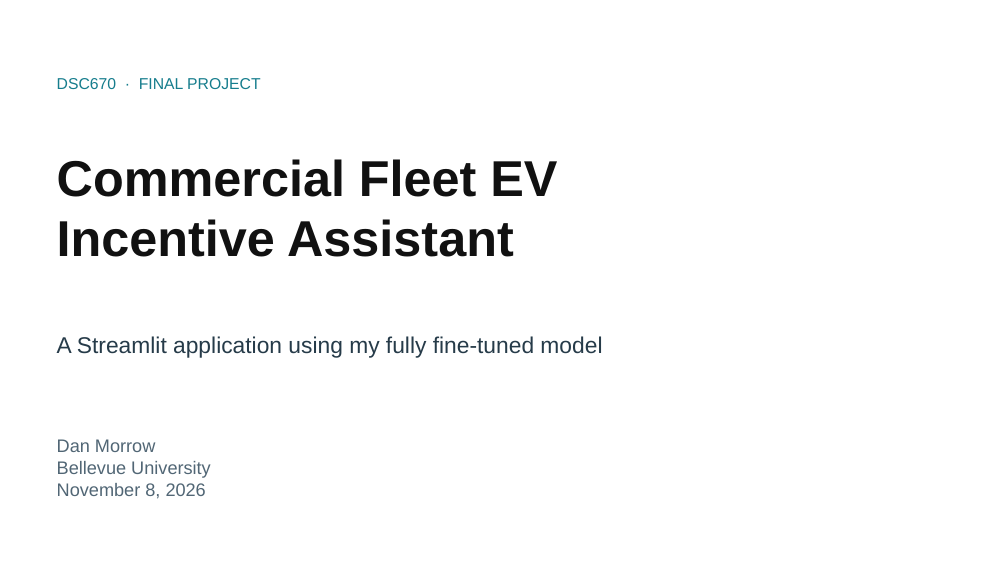
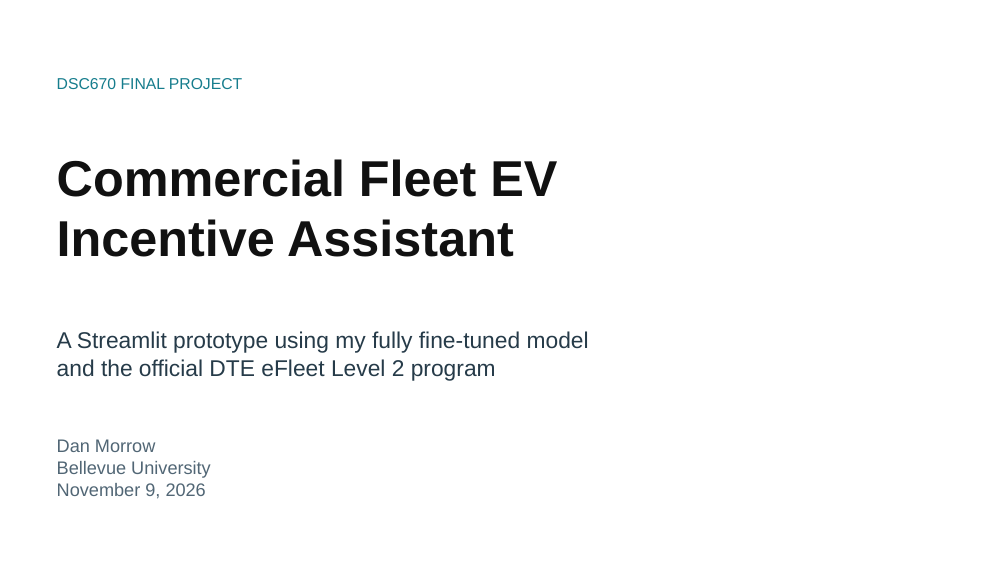
Before and after one commit to danof2morrow/data-science-portfolio, a slide deck: slide 1 of generative-ai/commercial-fleet-ev-incentive-assistant/commercial_fleet_ev_incentive_assistant_presentation.pptx. Drawn at 1008x567 pixels with LibreOffice and Linux fonts; fonts in the diff are those of the drawing. Boxes give left, top, right and bottom in pixels: in the first picture for what was removed or moved away, otherwise in the second. Text is boxed around its words. In the diff, an @@ line names an element or a change of style, - is before the commit and + after.

Commit message:
Complete DTE Streamlit portfolio with trained model evidence and live limitations

```diff
--- a/generative-ai/commercial-fleet-ev-incentive-assistant/commercial_fleet_ev_incentive_assistant_presentation.pptx
+++ b/generative-ai/commercial-fleet-ev-incentive-assistant/commercial_fleet_ev_incentive_assistant_presentation.pptx
@@ text at (57, 78, 242, 89): text changed @@
-DSC670 · FINAL PROJECT
+DSC670 FINAL PROJECT
@@ text at (57, 331, 589, 381): text changed @@
-A Streamlit application using my fully fine-tuned model
+A Streamlit prototype using my fully fine-tuned model
+and the official DTE eFleet Level 2 program
@@ text at (57, 483, 206, 499): text changed @@
-November 8, 2026
+November 9, 2026
```
Also in this commit, not shown: 3 other slides changed, 4 slides added, 4 slides removed, 23 other files.
